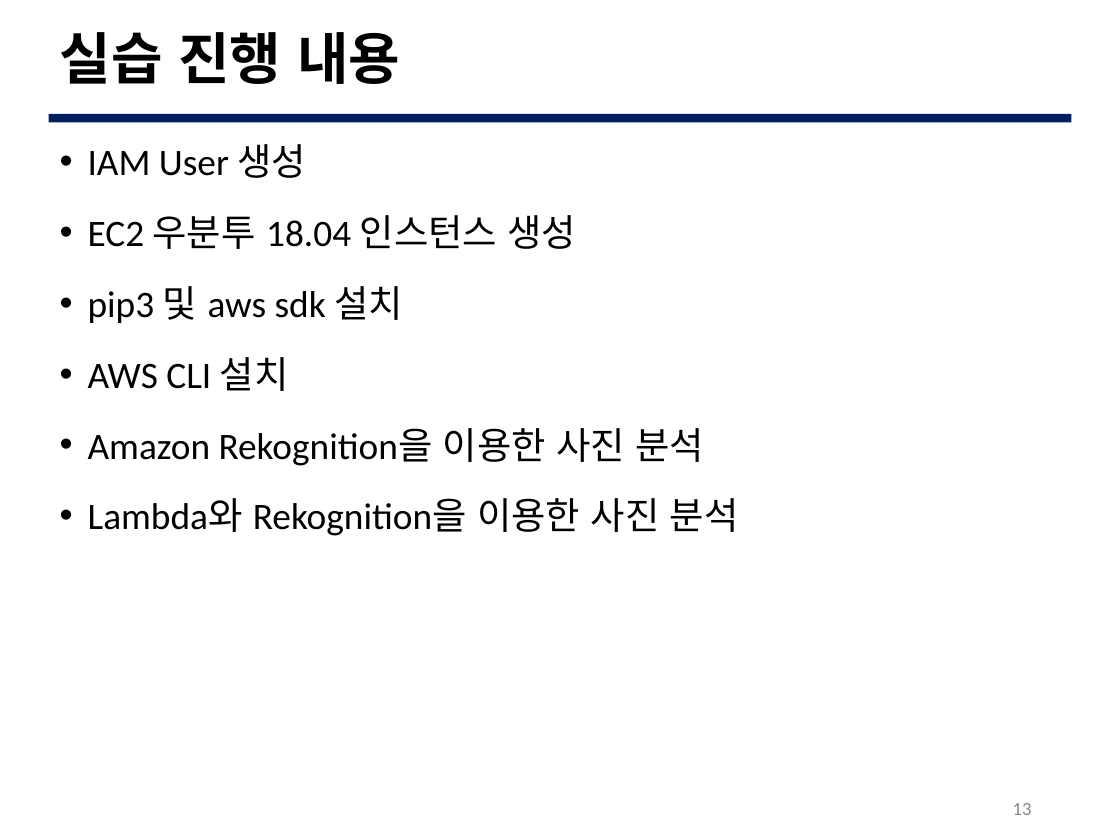
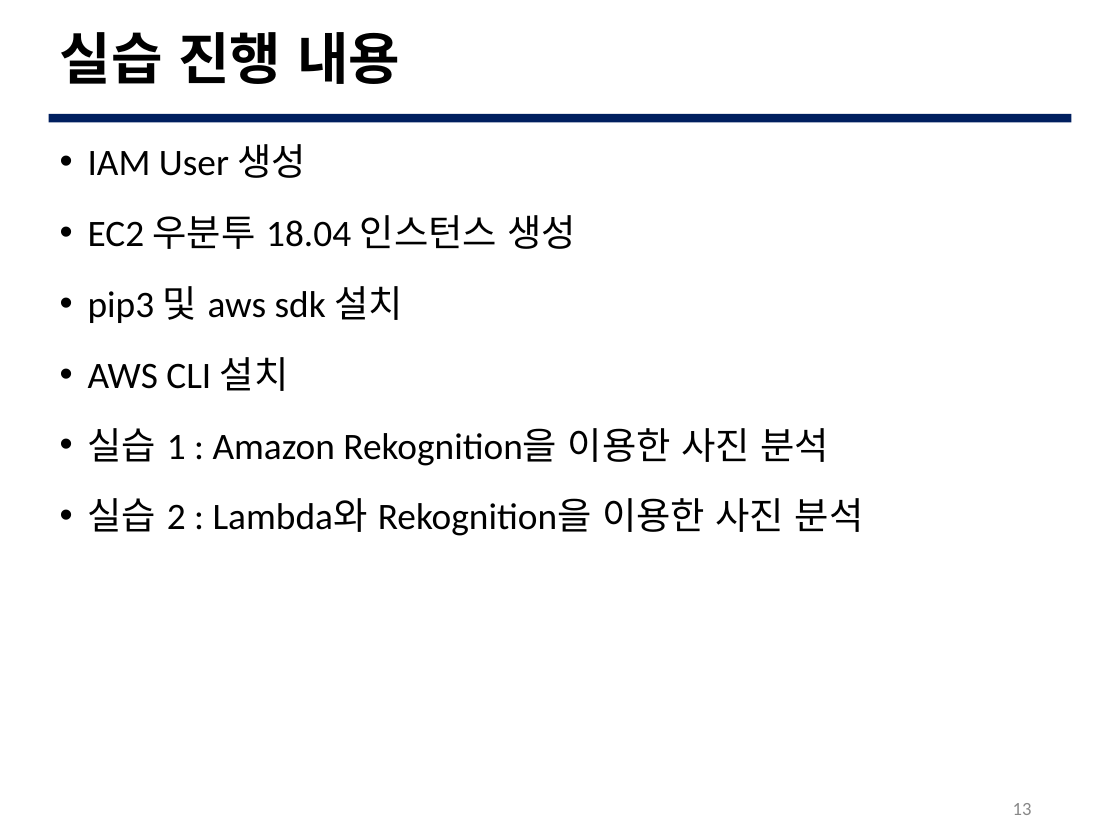
Before and after one commit to G0DCH/AWS_Rekognition_Slide, a slide deck: slide 13 of ppt/AWS Rekognition Slide.pptx. Drawn at 1120x840 pixels with LibreOffice and Linux fonts; fonts in the diff are those of the drawing; background and template pictures are left out. Boxes give left, top, right and bottom in pixels: in the first picture for what was removed or moved away, otherwise in the second. Text is boxed around its words. In the diff, an @@ line names an element or a change of style, - is before the commit and + after.

```diff
--- a/ppt/AWS Rekognition Slide.pptx
+++ b/ppt/AWS Rekognition Slide.pptx
@@ text at (88,428,864,536): text changed @@
-• Amazon Rekognition을 이용한 사진 분석
-• Lambda와 Rekognition을 이용한 사진 분석
+• 실습 1 : Amazon Rekognition을 이용한 사진 분석
+• 실습 2 : Lambda와 Rekognition을 이용한 사진 분석
```
Also in this commit, not shown: 36 other slides changed, 3 slides added, 3 slides removed.
